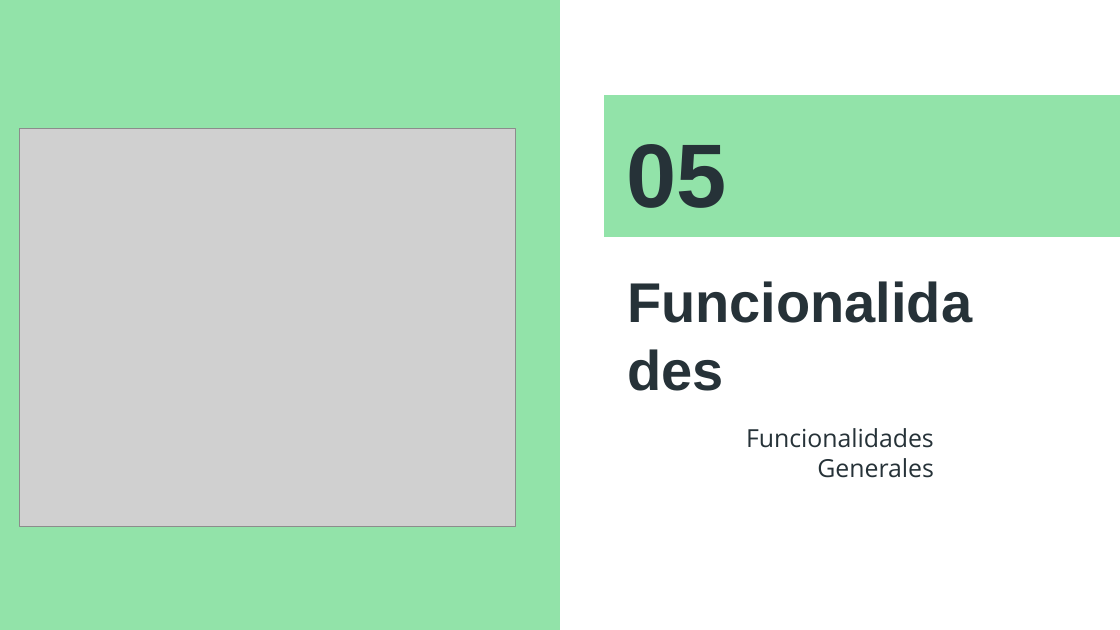
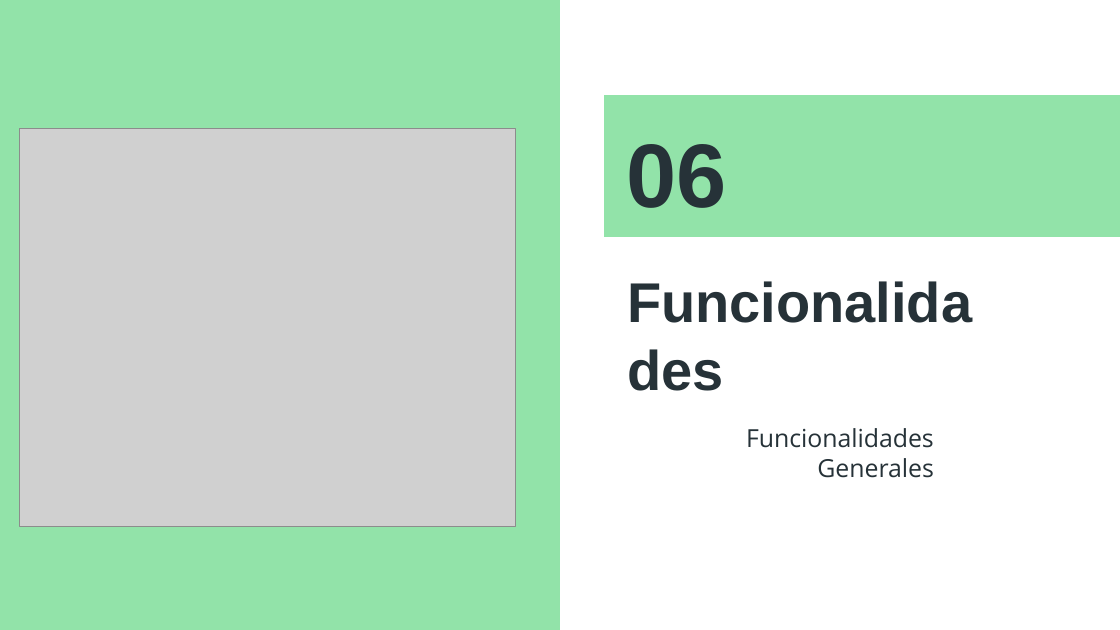
Before and after one commit to Pattov/GeneradorDOM, a slide deck: slide 12 of otros/Patricia_TovarQuintano_DAW2.ppsx (slide 11 before the commit). Drawn at 1120x630 pixels with LibreOffice and Linux fonts; fonts in the diff are those of the drawing; grey boxes stand for pictures. Boxes give left, top, right and bottom in pixels: in the first picture for what was removed or moved away, otherwise in the second. Text is boxed around its words. In the diff, an @@ line names an element or a change of style, - is before the commit and + after.

Commit message:
presentacion

```diff
--- a/otros/Patricia_TovarQuintano_DAW2.ppsx
+++ b/otros/Patricia_TovarQuintano_DAW2.ppsx
@@ title at bbox=[627, 144, 727, 208]: text changed @@
-05
+06
```
Also in this commit, not shown: 1 other slide changed, 5 slides added, 1 slide removed.
